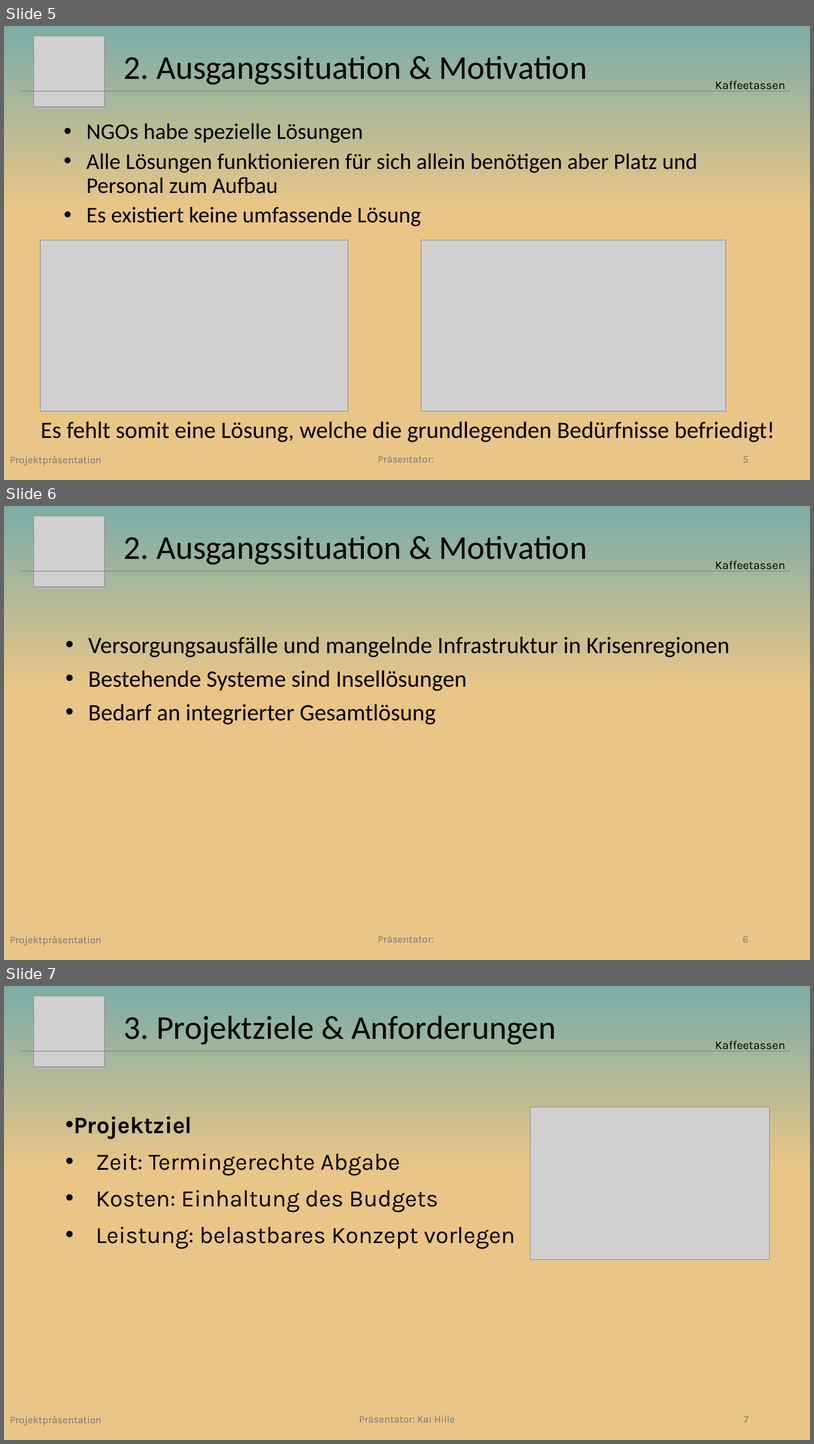
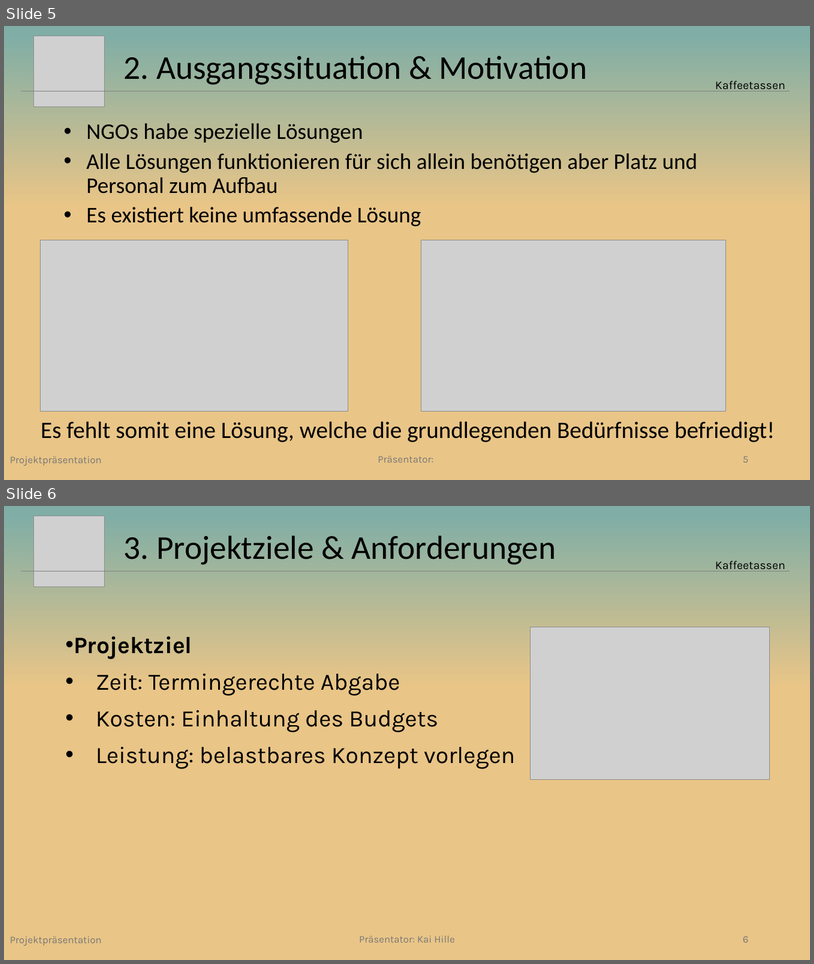
Before and after one commit to Beatlex/KaffeeContainer, a slide deck: Projektpräsentation/Powerpoint/Projektpräsentation V8m.pptx. Shown one above the other, each under a label of ours: slides 5, 6 and 7 before the commit, slides 5 and 6 after it. The pictures are 814x1444 and 814x964 pixels, drawn with LibreOffice and Linux fonts; fonts in the diff are those of the drawing; grey boxes stand for pictures. Boxes give left, top, right and bottom in pixels: in the first picture for what was removed or moved away, otherwise in the second. Text is boxed around its words. In the diff, an @@ line names an element or a change of style, - is before the commit and + after.

```diff
--- a/Projektpräsentation/Powerpoint/Projektpräsentation V8m.pptx
+++ b/Projektpräsentation/Powerpoint/Projektpräsentation V8m.pptx
@@ slide 6 removed at (4, 506, 810, 960), background gradient #80AEA6 to #E9C587 @@
@@ picture removed at (33, 516, 104, 587) @@
@@ title removed at (123, 535, 587, 565) @@
-2. Ausgangssituation & Motivation
@@ line removed from (21, 571) to (790, 571) @@
@@ text removed at (716, 561, 786, 571) @@
-Kaffeetassen
@@ text removed at (88, 636, 730, 724) @@
-• Versorgungsausfälle und mangelnde Infrastruktur in Krisenregionen
-• Bestehende Systeme sind Insellösungen
-• Bedarf an integrierter Gesamtlösung
@@ text removed at (10, 936, 102, 945) @@
-Projektpräsentation
@@ text removed at (378, 936, 434, 942) @@
-Präsentator:
@@ page number removed at (743, 936, 749, 942) @@
-6
@@ what was slide 7 is now slide 6 @@
@@ page number at (743, 936, 749, 942): text changed @@
-7
+6
```
Also in this commit, not shown: 9 slides changed, 1 other slide removed.
